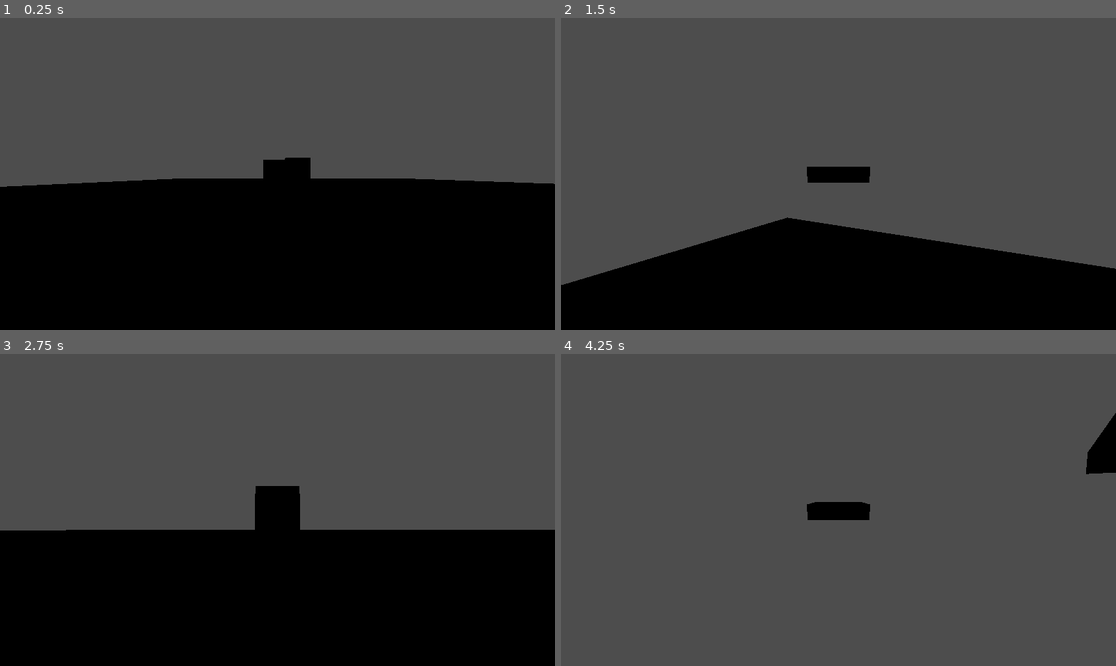
Above: before the commit, frames 1-4 (two rows, left to right).
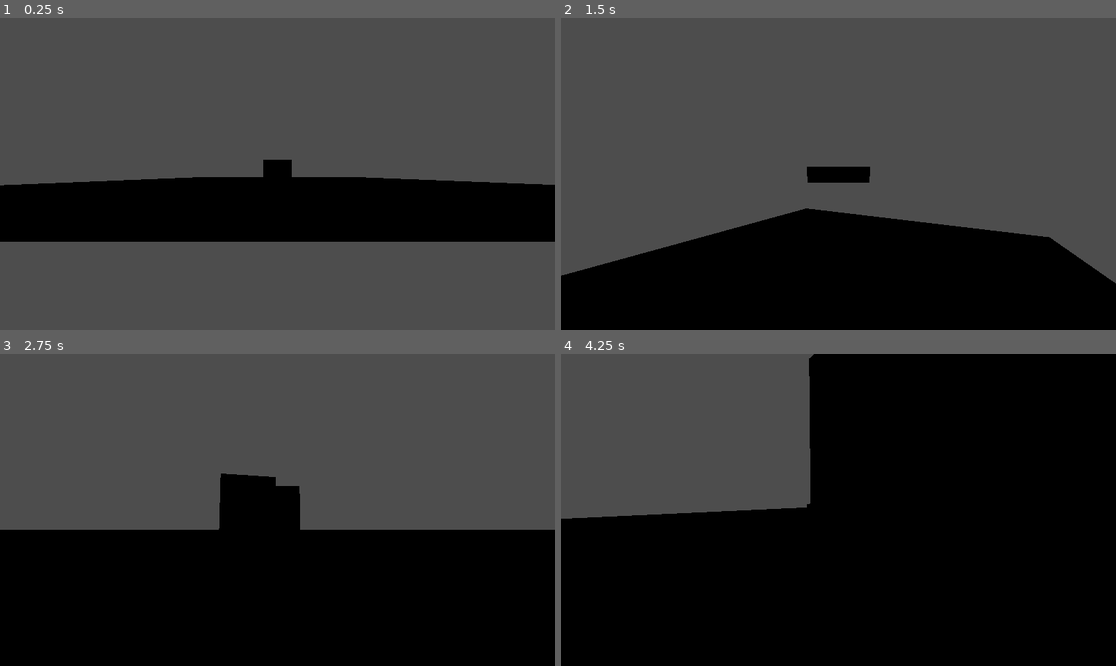
Above: after the commit, the same moments.

Repository: DSquire9/CubePlatformer
Game: Godot game, scene res://level_1.tscn
Two runs of this game, one before a commit and one after it. Both use one fixed random seed, a clock stepped at 60 frames per second and the inputs below. This scene is started directly instead of the project's main scene.
Inputs (mouse positions are in pixels of both pictures, inside the frame that each line leads up to):
- Up to frame 1 (0.25 s): no input
- Up to frame 2 (1.5 s): tap Enter (ui_accept) at 0.5 s; move the mouse to (866, 174) at 0.52 s; hold W (move_forward) from 0.53 s (still down); tap C (crouch) at 0.6, 1.35 s; tap Space (jump) at 0.77 s; move the mouse to (810, 174) at 1.27 s
- Up to frame 3 (2.75 s): keep holding W (move_forward); tap Space (jump) at 1.52 s; move the mouse to (288, 503) at 2.02 s; tap C (crouch) at 2.1 s
- Up to frame 4 (4.25 s): keep holding W (move_forward); tap Enter (ui_accept) at 2.75 s; move the mouse to (832, 516) at 2.77 s; tap C (crouch) at 2.85, 3.6 s; tap Space (jump) at 3.02, 3.77 s; move the mouse to (877, 513) at 3.52 s

The runs differ from the first frame. In frame 1, 29% of the frame differs, in the area x 0-100%, y 44-100%; in frame 2, 3.7%; in frame 3, 1.3%; in frame 4, 76%, in the area x 0-100%, y 0-100%.

Commit message:
Update level_1.tscn

Diff:
--- a/platformer/level_1.tscn
+++ b/platformer/level_1.tscn
@@ -28,7 +28,7 @@
 transform = Transform3D(1, 0, 0, 0, 1, 0, 0, 0, 1, -0.848573, 0.98756, -2.78181)
 
 [node name="Player" parent="." instance=ExtResource("2_7l0c5")]
-transform = Transform3D(1, 0, 0, 0, 1, 0, 0, 0, 1, -3.32682, 0.541965, 8.08809)
+transform = Transform3D(1, 0, 0, 0, 1, 0, 0, 0, 1, -0.385998, 0.541965, 18.9031)
 
 [node name="DeathScreen" parent="." instance=ExtResource("4_ibjka")]
 
